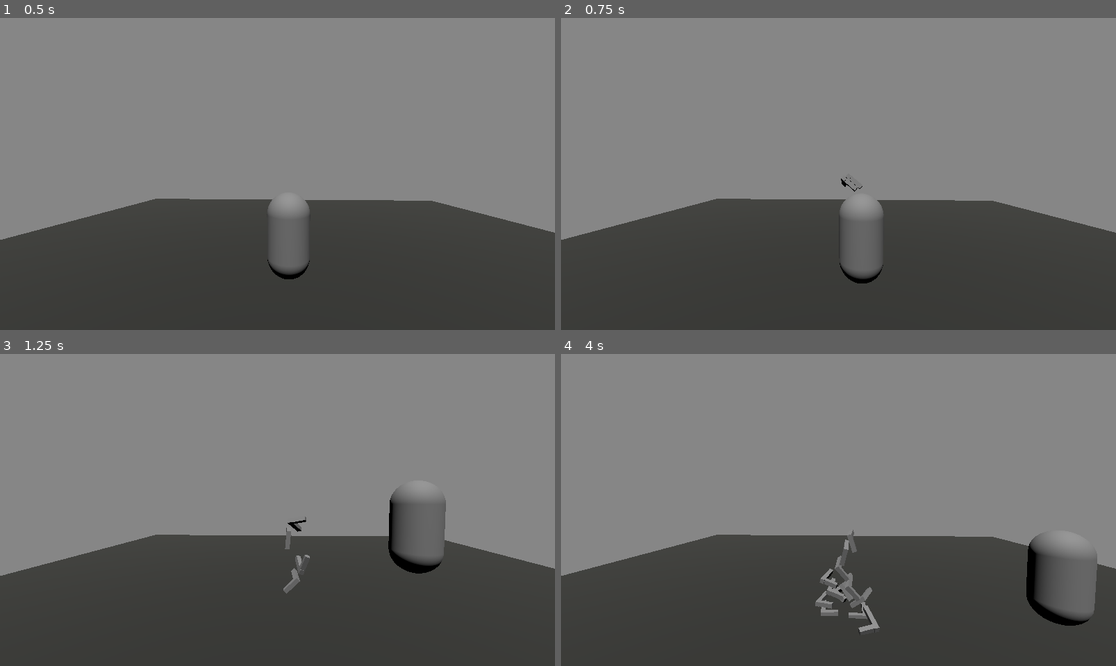
Above: before the commit, frames 1-4 (two rows, left to right).
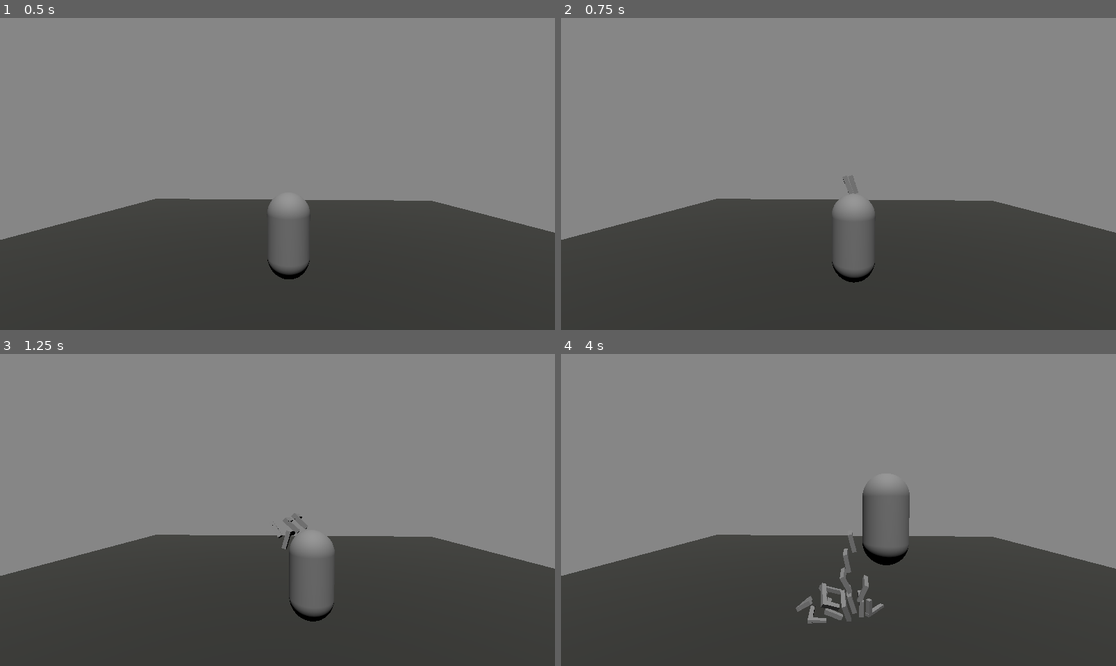
Above: after the commit, the same moments.

Repository: KaiserTorian/Project_Railway
Game: Godot game, scene res://scenes/test_scene.tscn
The game is run twice, just before and just after one commit, with the same random seed, the same clock (stepped at 60 frames per second) and the same inputs.
Inputs:
- Up to frame 1 (0.5 s): no input
- Up to frame 2 (0.75 s): tap Enter (ui_accept) at 0.5, 0.6 s; hold Right (ui_right) from 0.53 s (still down)
- Up to frame 3 (1.25 s): keep holding Right (ui_right); tap Space (cc_jump, bound only after the commit) at 0.77, 0.8, 1.07 s
- Up to frame 4 (4 s): release Right (ui_right) at 1.28 s; hold Down (ui_down) 1.28-2.03 s; tap Space (cc_jump, bound only after the commit) at 1.35, 1.52, 1.82, 2.3, 3.02, 3.32, 3.6, 3.77 s; tap Enter (ui_accept) at 1.55, 2.1, 2.85 s; hold Right (ui_right) 2.03-2.78 s; hold Up (ui_up) 2.78-3.53 s; hold Left (ui_left) from 3.53 s (still down)

Frame 1 is identical in both runs. In frame 2, 0.7% of the frame differs, in the area x 48-59%, y 50-86%; in frame 3, 3.7%; in frame 4, 4.9%, in the area x 42-97%, y 42-90%.
Error before the commit: Parse Error: Identifier "delta" not declared in the current scope. (res://nodes/components/basic_movement_component.gd:8)

Commit message:
update_2

Diff:
--- a/characters/player.gd
+++ b/characters/player.gd
@@ -1,28 +1 @@
 extends CharacterPrefab
-
-
-const SPEED = 5.0
-const JUMP_VELOCITY = 4.5
-
-
-func _physics_process(delta: float) -> void:
-	# Add the gravity.
-	if not is_on_floor():
-		velocity += get_gravity() * delta
-
-	# Handle jump.
-	if Input.is_action_just_pressed("ui_accept") and is_on_floor():
-		velocity.y = JUMP_VELOCITY
-
-	# Get the input direction and handle the movement/deceleration.
-	# As good practice, you should replace UI actions with custom gameplay actions.
-	var input_dir := Input.get_vector("ui_left", "ui_right", "ui_up", "ui_down")
-	var direction := (transform.basis * Vector3(input_dir.x, 0, input_dir.y)).normalized()
-	if direction:
-		velocity.x = direction.x * SPEED
-		velocity.z = direction.z * SPEED
-	else:
-		velocity.x = move_toward(velocity.x, 0, SPEED)
-		velocity.z = move_toward(velocity.z, 0, SPEED)
-
-	move_and_slide()
--- a/characters/player.tscn
+++ b/characters/player.tscn
@@ -22,6 +22,11 @@
 
 [node name="MeshInstance3D" type="MeshInstance3D" parent="."]
 mesh = SubResource("CapsuleMesh_6p3mc")
+
+[node name="CamAnchor" type="Node3D" parent="."]
+transform = Transform3D(1, 0, 0, 0, 1, 0, 0, 0, 1, 0, 0.53294945, 0)
+
+[node name="Camera3D" type="Camera3D" parent="CamAnchor"]
 
 [node name="RootStateMachine" type="Node" parent="." node_paths=PackedStringArray("parent")]
 script = ExtResource("2_x0jl3")
@@ -60,6 +65,5 @@
 
 [node name="BasicMovementComponent" type="Node" parent="RootComponent"]
 script = ExtResource("9_n8jd0")
-is_active = null
 identifier = "BasicMovement"
 metadata/_custom_type_script = "uid://7o6atif7f3eb"
--- a/nodes/components/basic_movement_component.gd
+++ b/nodes/components/basic_movement_component.gd
@@ -2,25 +2,46 @@
 extends ComponentPrefab
 
 
-func physics_process(_delta: float) -> void:
+const SPEED = 5.0
+const JUMP_VELOCITY = 4.5
+
+var _mouse_input : bool = false
+var _mouse_rotation : Vector3
+var _rotation_input : float
+var _tilt_input : float
+var _player_rotation : Vector3
+var _camera_rotation : Vector3
+
+
+func unhandled_input(_event: InputEvent) -> void:
+	pass
+
+
+func physics_process(delta: float) -> void:
+
 	# Add the gravity.
 	if not parent.is_on_floor():
-		velocity += parent.get_gravity() * delta
+		parent.velocity += parent.get_gravity() * delta
 
-	# Handle jump.
-	if Input.is_action_just_pressed("ui_accept") and is_on_floor():
+	# Jumpingda
+	if Input.is_action_just_pressed("cc_jump") and parent.is_on_floor():
 		parent.velocity.y = JUMP_VELOCITY
 
 	# Get the input direction and handle the movement/deceleration.
 	# As good practice, you should replace UI actions with custom gameplay actions.
-	var input_dir := Input.get_vector("ui_left", "ui_right", "ui_up", "ui_down")
-	var direction := (transform.basis * Vector3(input_dir.x, 0, input_dir.y)).normalized()
+	var input_dir := Input.get_vector("cc_left", "cc_right", "cc_forward", "cc_backward")
+	var direction := (parent.transform.basis * Vector3(input_dir.x, 0, input_dir.y)).normalized()
 	if direction:
-		velocity.x = direction.x * SPEED
-		velocity.z = direction.z * SPEED
+		parent.velocity.x = direction.x * SPEED
+		parent.velocity.z = direction.z * SPEED
 	else:
-		velocity.x = move_toward(velocity.x, 0, SPEED)
-		velocity.z = move_toward(velocity.z, 0, SPEED)
+		parent.velocity.x = move_toward(parent.velocity.x, 0, SPEED)
+		parent.velocity.z = move_toward(parent.velocity.z, 0, SPEED)
 
-	move_and_slide()
+	parent.move_and_slide()
 	pass
+
+
+func cam_movement(delta)->void:
+
+	pass
--- a/nodes/components/component_prefab.gd
+++ b/nodes/components/component_prefab.gd
@@ -27,6 +27,9 @@
 func physics_process(_delta: float) -> void:
 	pass
 
+func unhandled_input(_event: InputEvent) -> void:
+	pass
+
 func on_activate() -> void:
 	pass
 
--- a/nodes/components/root_component.gd
+++ b/nodes/components/root_component.gd
@@ -28,6 +28,12 @@
 			component.physics_process(delta)
 
 
+func _unhandled_input(event: InputEvent) -> void:
+	for component in self.get_children() as Array[ComponentPrefab]:
+		if component.is_active == true:
+			component.unhandled_input(event)
+
+
 func activate(identifier: String) -> void:
 	for component in self.get_children() as Array[ComponentPrefab]:
 		if component.identifier == identifier:
--- a/project.godot
+++ b/project.godot
@@ -34,3 +34,31 @@
 "res://nodes/": "blue",
 "res://scenes/": "green"
 }
+
+[input]
+
+cc_jump={
+"deadzone": 0.2,
+"events": [Object(InputEventKey,"resource_local_to_scene":false,"resource_name":"","device":-1,"window_id":0,"alt_pressed":false,"shift_pressed":false,"ctrl_pressed":false,"meta_pressed":false,"pressed":false,"keycode":0,"physical_keycode":32,"key_label":0,"unicode":32,"location":0,"echo":false,"script":null)
+]
+}
+cc_forward={
+"deadzone": 0.2,
+"events": [Object(InputEventKey,"resource_local_to_scene":false,"resource_name":"","device":-1,"window_id":0,"alt_pressed":false,"shift_pressed":false,"ctrl_pressed":false,"meta_pressed":false,"pressed":false,"keycode":0,"physical_keycode":87,"key_label":0,"unicode":119,"location":0,"echo":false,"script":null)
+]
+}
+cc_backward={
+"deadzone": 0.2,
+"events": [Object(InputEventKey,"resource_local_to_scene":false,"resource_name":"","device":-1,"window_id":0,"alt_pressed":false,"shift_pressed":false,"ctrl_pressed":false,"meta_pressed":false,"pressed":false,"keycode":0,"physical_keycode":83,"key_label":0,"unicode":115,"location":0,"echo":false,"script":null)
+]
+}
+cc_left={
+"deadzone": 0.2,
+"events": [Object(InputEventKey,"resource_local_to_scene":false,"resource_name":"","device":-1,"window_id":0,"alt_pressed":false,"shift_pressed":false,"ctrl_pressed":false,"meta_pressed":false,"pressed":false,"keycode":0,"physical_keycode":65,"key_label":0,"unicode":97,"location":0,"echo":false,"script":null)
+]
+}
+cc_right={
+"deadzone": 0.2,
+"events": [Object(InputEventKey,"resource_local_to_scene":false,"resource_name":"","device":-1,"window_id":0,"alt_pressed":false,"shift_pressed":false,"ctrl_pressed":false,"meta_pressed":false,"pressed":false,"keycode":0,"physical_keycode":68,"key_label":0,"unicode":100,"location":0,"echo":false,"script":null)
+]
+}
